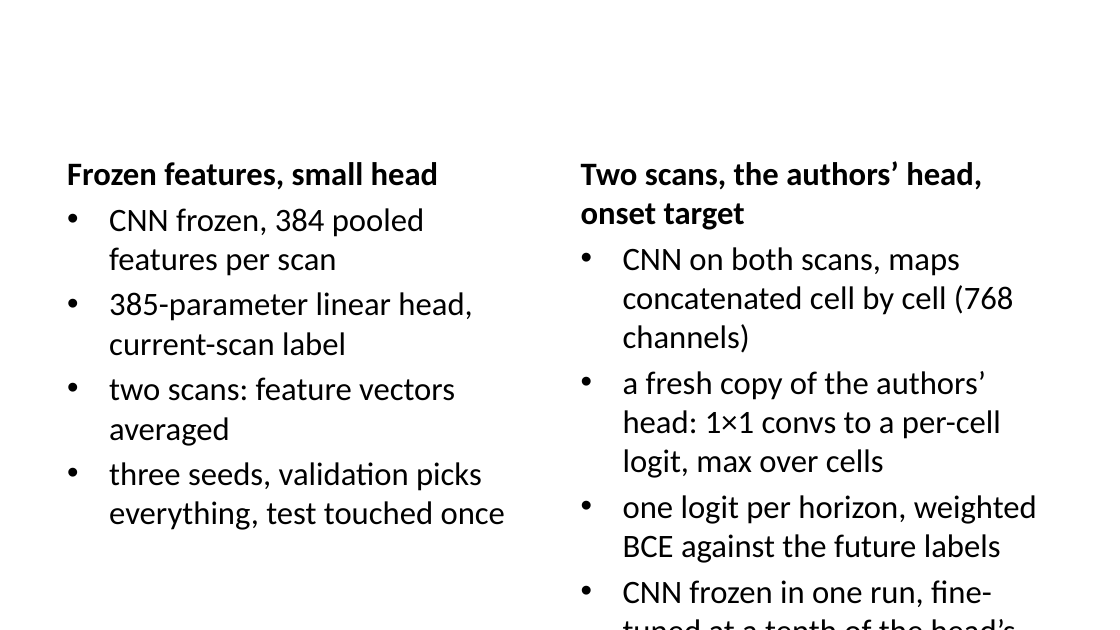
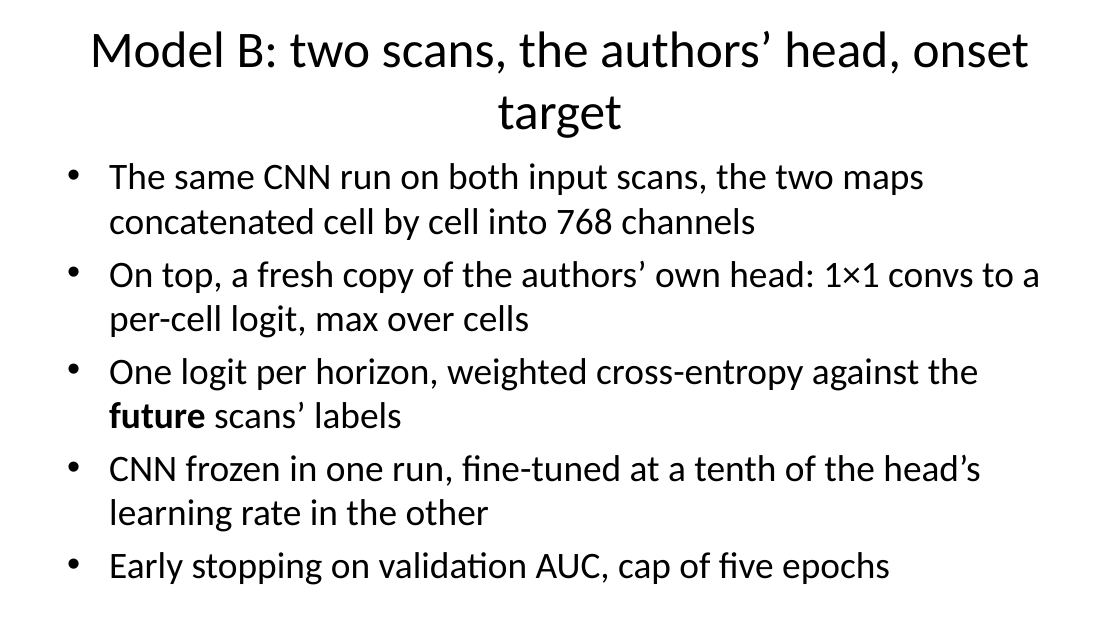
Before and after one commit to jakeryderv/tornado-onset, a slide deck: slide 7 of slides.pptx (slide 6 before the commit). Drawn at 1120x630 pixels with LibreOffice and Linux fonts; fonts in the diff are those of the drawing. Boxes give left, top, right and bottom in pixels: in the first picture for what was removed or moved away, otherwise in the second. Text is boxed around its words. In the diff, an @@ line names an element or a change of style, - is before the commit and + after.

```diff
--- a/slides.pptx
+++ b/slides.pptx
@@ title added at [90,31,1029,138], 33 pt, text #000000 @@
+Model B: two scans, the authors’ head, onset target
@@ text "The same CNN run on ...": place and size @@
-text "The same CNN run on ..." at [581,161,1037,607]
+text "The same CNN run on ..." at [109,163,1040,584]
@@ text removed at [67,162,505,530] @@
-Frozen features, small head
-• CNN frozen, 384 pooled features per scan
-• 385-parameter linear head, current-scan label
-• two scans: feature vectors averaged
-• three seeds, validation picks everything, test touched once
@@ text at [109,163,1040,429]: text changed; size 21 to 24 pt @@
-Two scans, the authors’ head, onset target
-• CNN on both scans, maps concatenated cell by cell (768 channels)
-• a fresh copy of the authors’ head: 1×1 convs to a per-cell logit, max over cells
-• one logit per horizon, weighted BCE against the future labels
+• The same CNN run on both input scans, the two maps concatenated cell by cell into 768 channels
+• On top, a fresh copy of the authors’ own head: 1×1 convs to a per-cell logit, max over cells
+• One logit per horizon, weighted cross-entropy against the future scans’ labels
@@ text at [109,454,980,532]: size 21 to 24 pt in "CNN frozen in one run, fine-tuned at ..." @@
@@ text at [109,552,890,584]: paragraph added @@
+• Early stopping on validation AUC, cap of five epochs
```
Also in this commit, not shown: 11 other slides changed, 2 slides added, 1 other file.
